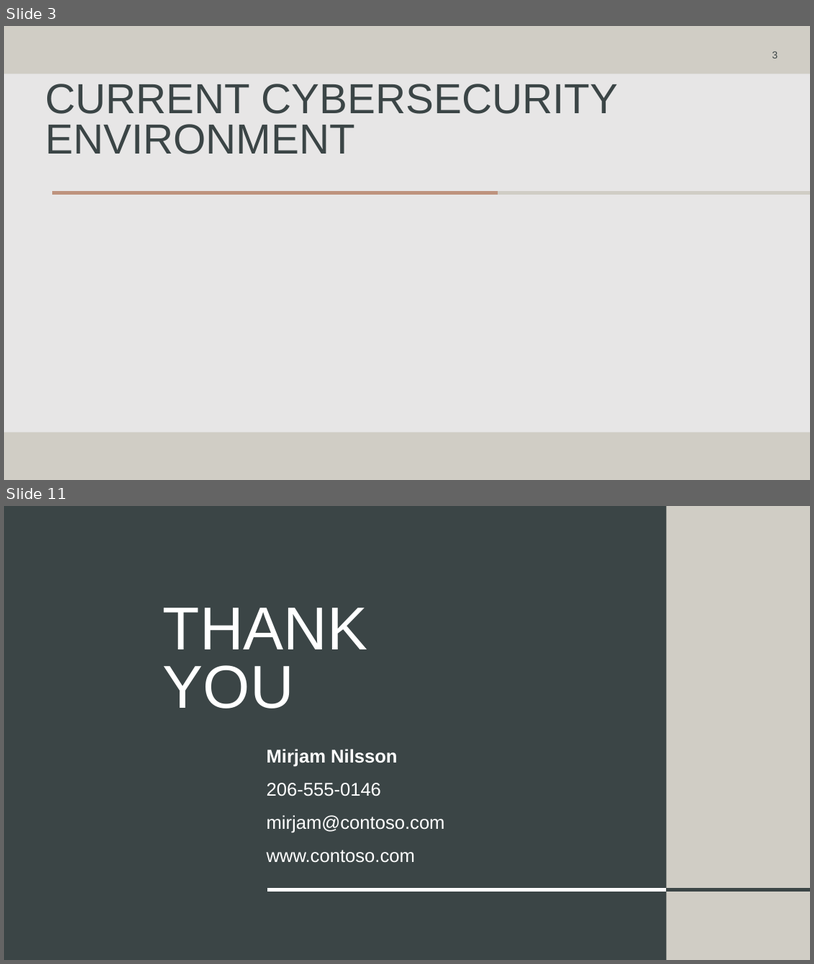
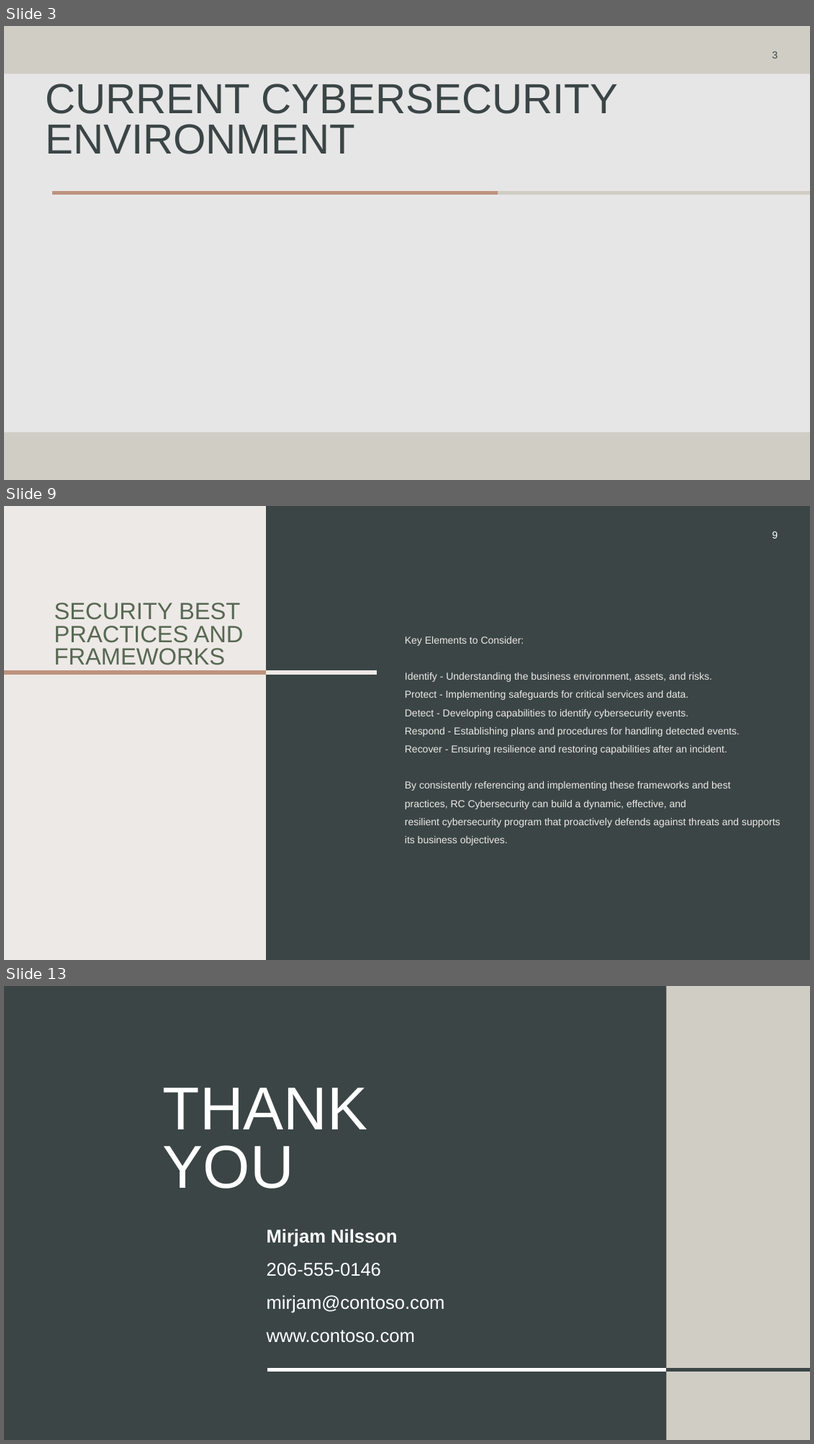
Before and after one commit to rcoon1/GCU-Masters, a slide deck: CYB-690/Topic 2/Security Framework RCoon.pptx. Shown one above the other, each under a label of ours: slides 3 and 11 before the commit, slides 3, 9 and 13 after it; the slides between them are not shown. The pictures are 814x964 and 814x1444 pixels, drawn with LibreOffice and Linux fonts; fonts in the diff are those of the drawing. Boxes give left, top, right and bottom in pixels: in the first picture for what was removed or moved away, otherwise in the second. Text is boxed around its words. In the diff, an @@ line names an element or a change of style, - is before the commit and + after.

```diff
--- a/CYB-690/Topic 2/Security Framework RCoon.pptx
+++ b/CYB-690/Topic 2/Security Framework RCoon.pptx
@@ slide 9 added at [4, 506, 810, 960], background #EDE9E6 @@
@@ rectangle added at [266, 506, 810, 960], fill #3B4546 @@
@@ page number added at [772, 531, 778, 538], 12 pt, text #FFFFFF @@
+9
@@ title added at [54, 602, 244, 665], 28 pt, text #576853 @@
+SECURITY BEST PRACTICES AND FRAMEWORKS
@@ text added at [405, 636, 781, 845], 12 pt, text #EDE9E6 @@
+Key Elements to Consider:
+Identify - Understanding the business environment, assets, and risks.
+Protect - Implementing safeguards for critical services and data.
+Detect - Developing capabilities to identify cybersecurity events.
+Respond - Establishing plans and procedures for handling detected events.
+Recover - Ensuring resilience and restoring capabilities after an incident.
+By consistently referencing and implementing these frameworks and best practices, RC Cybersecurity can build a dynamic, effective, and resilient cybersecurity program that proactively defends against threats and supports its business objectives.
@@ line added from (4, 672) to (266, 672), #BE937E 4.5 pt @@
@@ line added from (266, 672) to (377, 672), #EDE9E6 4.5 pt @@
@@ what was slide 11 is now slide 13 @@
```
Also in this commit, not shown: 8 other slides added, 7 slides removed.
